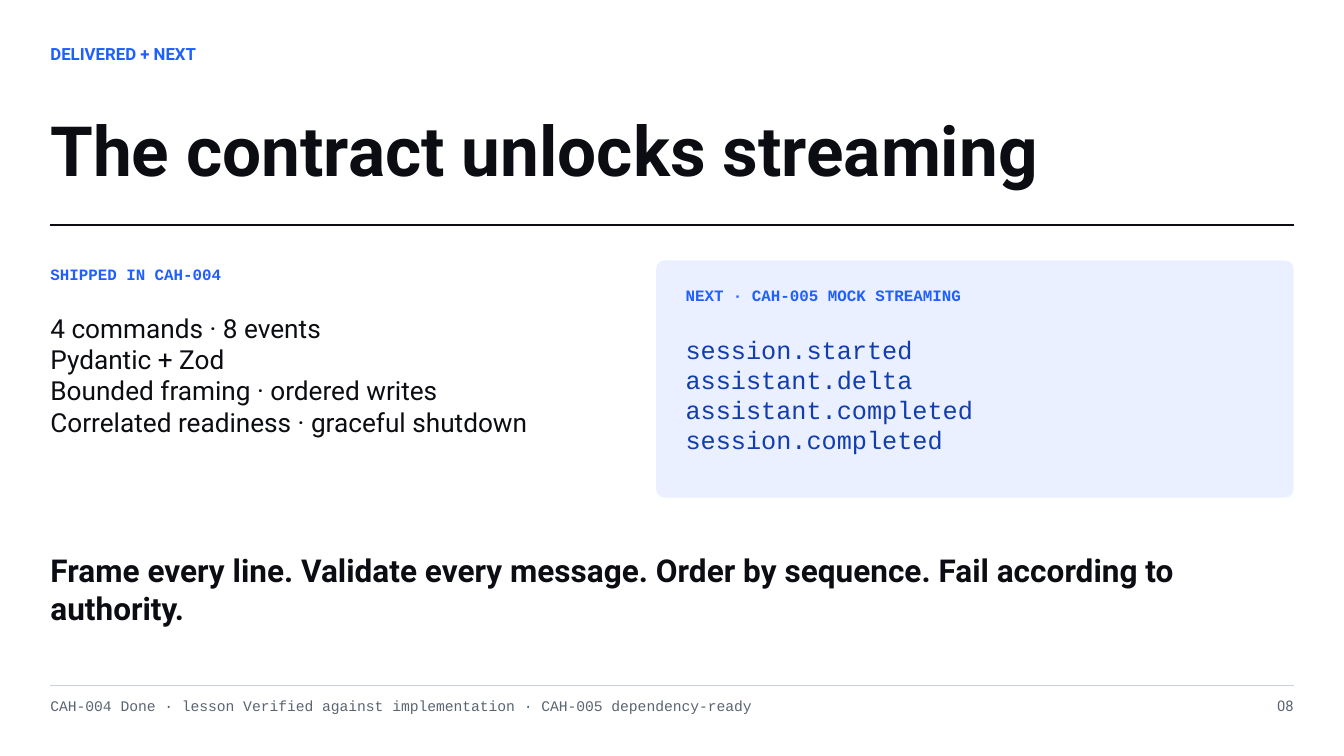
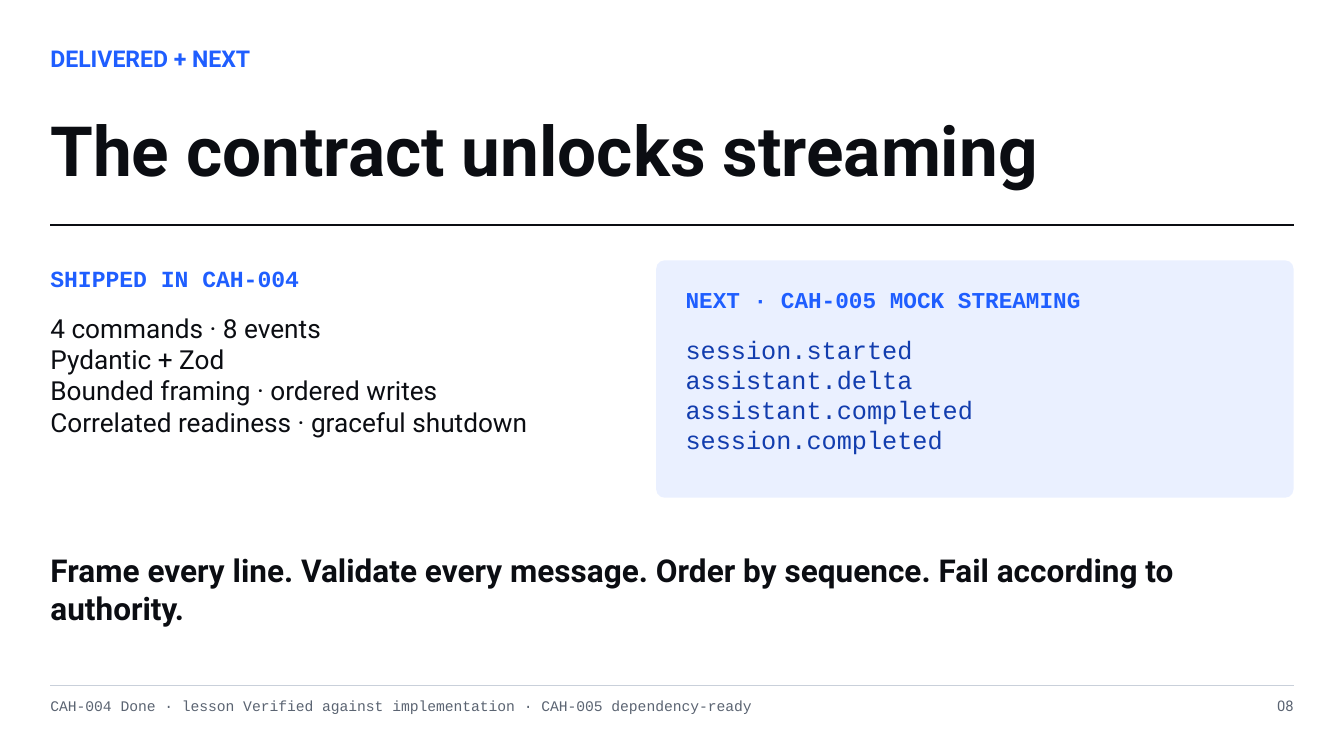
Before and after one commit to jimmie-potts/code-assist-harness, a slide deck: slide 8 of docs/lessons/assets/cah-004-protocol-v1.pptx. Drawn at 1344x756 pixels with LibreOffice and Linux fonts; fonts in the diff are those of the drawing. Boxes give left, top, right and bottom in pixels: in the first picture for what was removed or moved away, otherwise in the second. Text is boxed around its words. In the diff, an @@ line names an element or a change of style, - is before the commit and + after.

```diff
--- a/docs/lessons/assets/cah-004-protocol-v1.pptx
+++ b/docs/lessons/assets/cah-004-protocol-v1.pptx
@@ text "DELIVERED + NEXT" at (x1=50, y1=50, x2=250, y2=67): size 12 to 16.5 pt @@
@@ text "SHIPPED IN CAH-004" at (x1=50, y1=271, x2=299, y2=288): size 11.2 to 16.5 pt @@
@@ text "NEXT · CAH-005 MOCK STREAMING" at (x1=686, y1=293, x2=1081, y2=309): size 11.2 to 16.3 pt @@
```
Also in this commit, not shown: 7 other slides changed.
